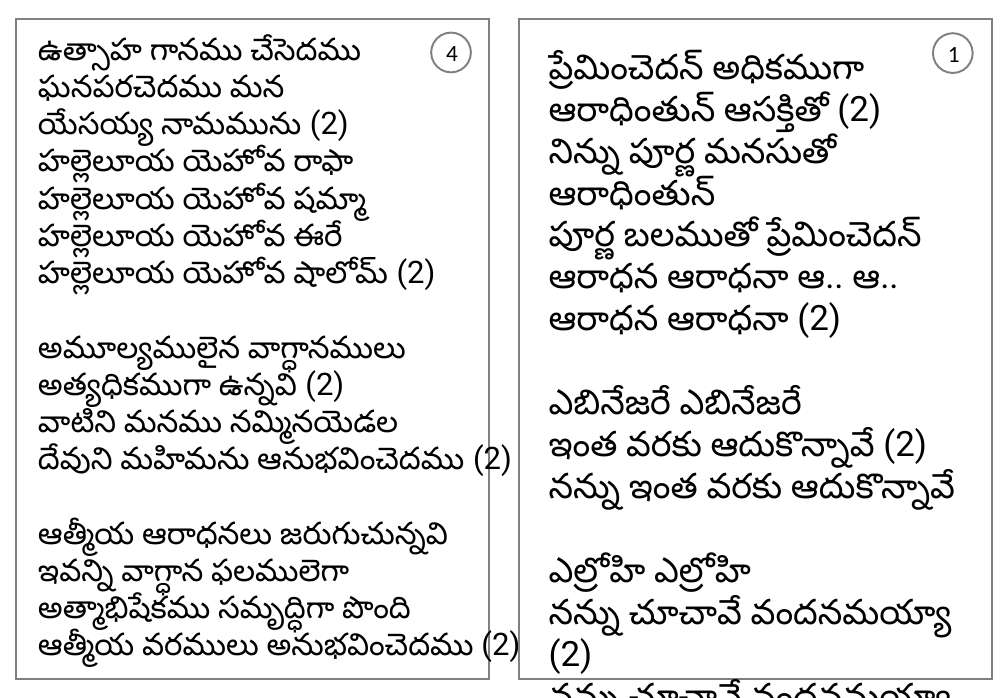
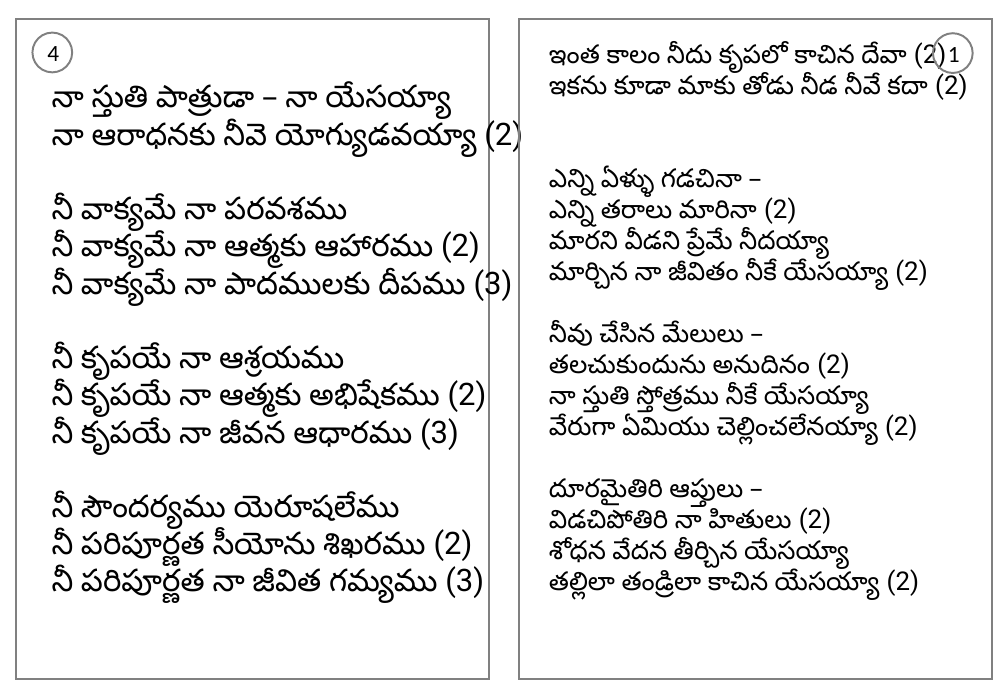
Before and after one commit to venu-webdev/songsDb, a slide deck: slide 1 of songsTemplate.pptx. Drawn at 1008x698 pixels with LibreOffice and Linux fonts; fonts in the diff are those of the drawing. Boxes give left, top, right and bottom in pixels: in the first picture for what was removed or moved away, otherwise in the second. Text is boxed around its words. In the diff, an @@ line names an element or a change of style, - is before the commit and + after.

```diff
--- a/songsTemplate.pptx
+++ b/songsTemplate.pptx
@@ ellipse "4": place and size @@
-ellipse "4" at [431, 33, 471, 73]
+ellipse "4" at [33, 33, 73, 73]
@@ text at [549, 39, 967, 571]: text changed; size 27 to 20 pt @@
-ప్రేమించెదన్ అధికముగా
-ఆరాధింతున్ ఆసక్తితో (2)
-నిన్ను పూర్ణ మనసుతో ఆరాధింతున్
-పూర్ణ బలముతో ప్రేమించెదన్
-ఆరాధన ఆరాధనా ఆ.. ఆ..
-ఆరాధన ఆరాధనా (2)
-ఎబినేజరే ఎబినేజరే
-ఇంత వరకు ఆదుకొన్నావే (2)
-నన్ను ఇంత వరకు ఆదుకొన్నావే
-ఎల్రోహి ఎల్రోహి
-నన్ను చూచావే వందనమయ్యా (2)
-నన్ను చూచావే వందనమయ్యా
+ఇంత కాలం నీదు కృపలో కాచిన దేవా (2)
+ఇకను కూడా మాకు తోడు నీడ నీవే కదా (2)
+ఎన్ని ఏళ్ళు గడచినా –
+ఎన్ని తరాలు మారినా (2)
+మారని వీడని ప్రేమే నీదయ్యా
+మార్చిన నా జీవితం నీకే యేసయ్యా (2)
+నీవు చేసిన మేలులు –
+తలచుకుందును అనుదినం (2)
+నా స్తుతి స్తోత్రము నీకే యేసయ్యా
+వేరుగా ఏమియు చెల్లించలేనయ్యా (2)
+దూరమైతిరి ఆప్తులు –
+విడచిపోతిరి నా హితులు (2)
+శోధన వేదన తీర్చిన యేసయ్యా
+తల్లిలా తండ్రిలా కాచిన యేసయ్యా (2)
@@ text at [52, 85, 523, 603]: text changed @@
-ఉత్సాహ గానము చేసెదము
-ఘనపరచెదము మన
-యేసయ్య నామమును (2)
-హల్లెలూయ యెహోవ రాఫా
-హల్లెలూయ యెహోవ షమ్మా
-హల్లెలూయ యెహోవ ఈరే
-హల్లెలూయ యెహోవ షాలోమ్ (2)
-అమూల్యములైన వాగ్ధానములు
-అత్యధికముగా ఉన్నవి (2)
-వాటిని మనము నమ్మినయెడల
-దేవుని మహిమను ఆనుభవించెదము (2)
-ఆత్మీయ ఆరాధనలు జరుగుచున్నవి
-ఇవన్ని వాగ్ధాన ఫలములెగా
-అత్మాభిషేకము సమృద్ధిగా పొంది
-ఆత్మీయ వరములు అనుభవించెదము (2)
+నా స్తుతి పాత్రుడా – నా యేసయ్యా
+నా ఆరాధనకు నీవె యోగ్యుడవయ్యా (2)
+నీ వాక్యమే నా పరవశము
+నీ వాక్యమే నా ఆత్మకు ఆహారము (2)
+నీ వాక్యమే నా పాదములకు దీపము (3)
+నీ కృపయే నా ఆశ్రయము
+నీ కృపయే నా ఆత్మకు అభిషేకము (2)
+నీ కృపయే నా జీవన ఆధారము (3)
+నీ సౌందర్యము యెరూషలేము
+నీ పరిపూర్ణత సీయోను శిఖరము (2)
+నీ పరిపూర్ణత నా జీవిత గమ్యము (3)
```
Also in this commit, not shown: 1 other slide changed, 6 other files.
